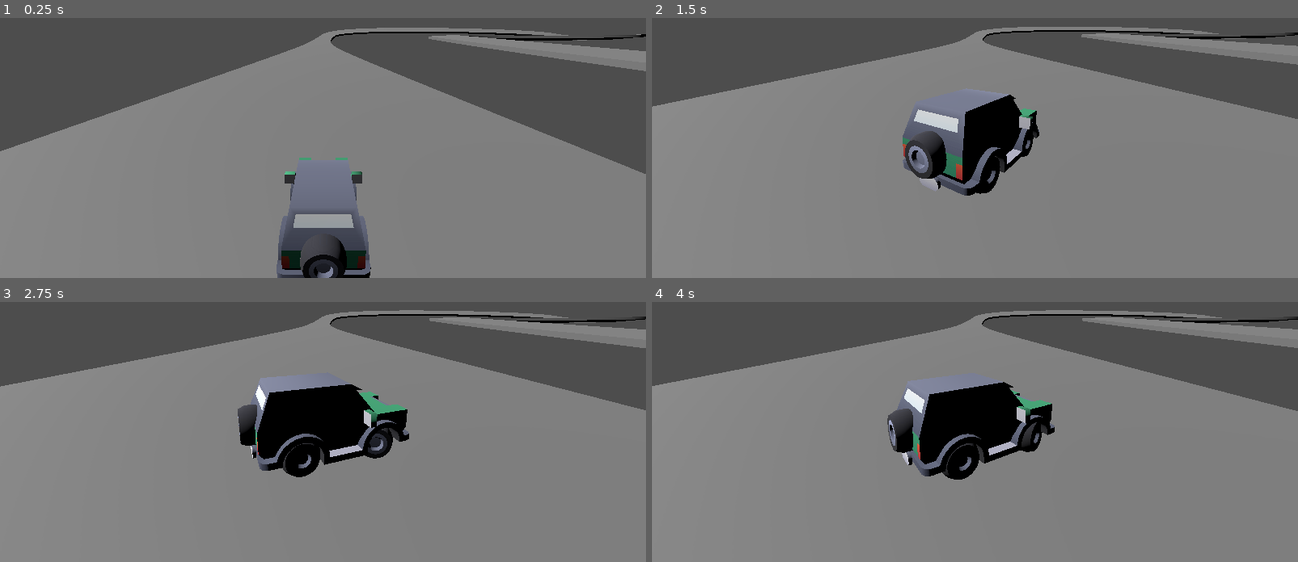
Above: before the commit, frames 1-4 (two rows, left to right).
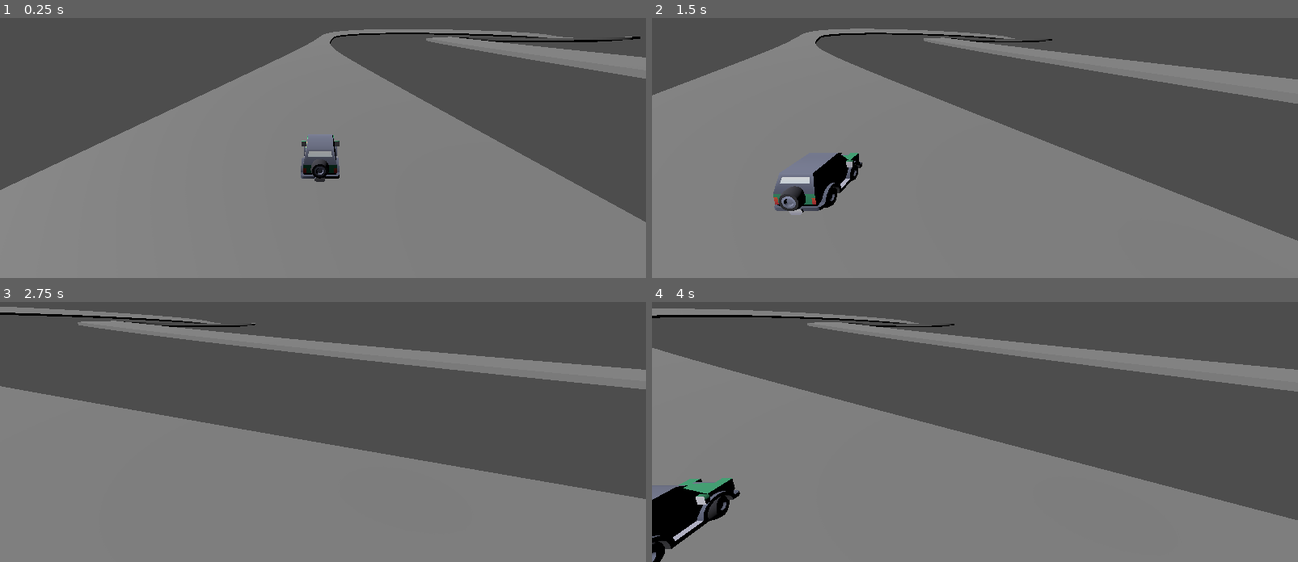
Above: after the commit, the same moments.

Repository: pGabrielVP/carro-godot
Game: Godot game, scene res://mapa.tscn
The game is run twice, just before and just after one commit, with the same random seed, the same clock (stepped at 60 frames per second) and the same inputs. The project has no main scene, so this scene is started directly.
Inputs:
- Up to frame 1 (0.25 s): no input
- Up to frame 2 (1.5 s): hold D (direita_arcade) 0.53-1.28 s; hold Q (acelerador_leve) 0.53-1.28 s; hold Down (marcha_baixo) from 1.28 s (still down); tap W (acelerador_medio) at 1.35 s
- Up to frame 3 (2.75 s): release Down (marcha_baixo) at 2.03 s; hold D (direita_arcade) from 2.03 s (still down); hold E (acelerador_pesado) from 2.03 s (still down)
- Up to frame 4 (4 s): release D (direita_arcade) at 2.78 s; release E (acelerador_pesado) at 2.78 s; hold Up (marcha_cima) 2.78-3.53 s; tap Space (embreagem) at 2.85 s; hold A (esquerda_arcade) from 3.53 s (still down); hold Shift (freio) from 3.53 s (still down)

The runs differ from the first frame. In frame 1, 15% of the frame differs, in the area x 0-100%, y 3-100%; in frame 2, 36%; in frame 3, 37%; in frame 4, 40%, in the area x 0-100%, y 2-100%.

Commit message:
camera
camera

Diff:
--- a/arcade_style_control/camera_3d.gd
+++ b/arcade_style_control/camera_3d.gd
@@ -1,7 +1,9 @@
 extends Camera3D
 
 @onready var carro: Node3D = $"../suv"
+@onready var bola: RigidBody3D = $"../RigidBody3D"
 
 # Called every frame. 'delta' is the elapsed time since the previous frame.
 func _process(delta: float) -> void:
-	position = lerp(position, carro.position + Vector3(0.0, 2.27, -3.568), 10 * delta)
+	global_position = bola.global_position + Vector3(8,4,0)
+	global_transform.basis.x = -carro.global_transform.basis.x
Not shown, added: mapa.tscn937492881.tmp
Not shown, added: mapa.tscn947225030.tmp
Not shown, added: mapa.tscn952535465.tmp
